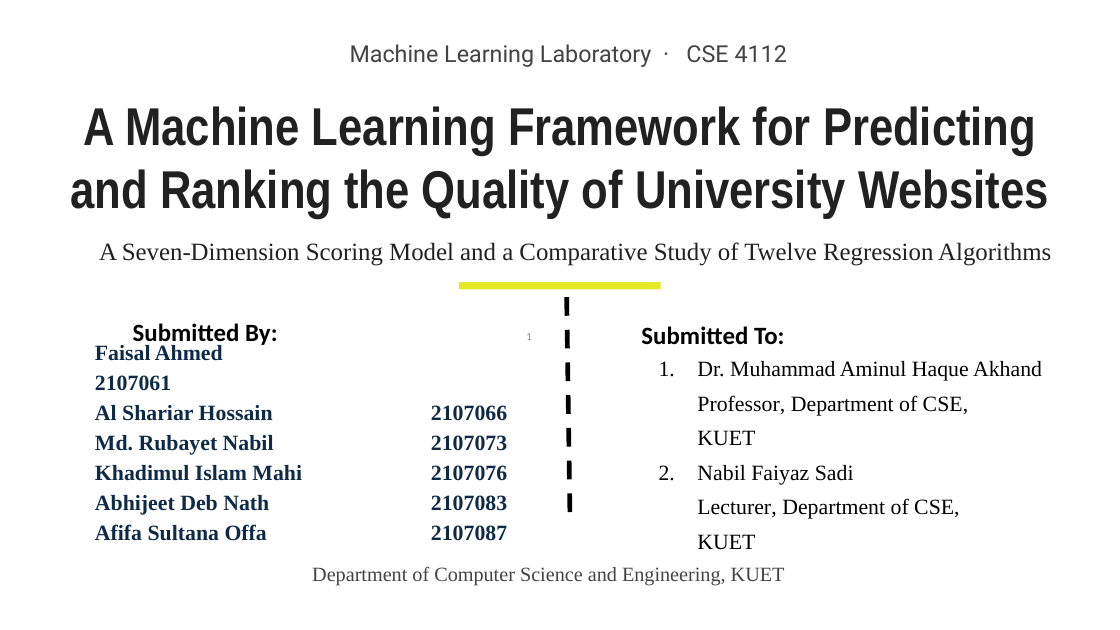
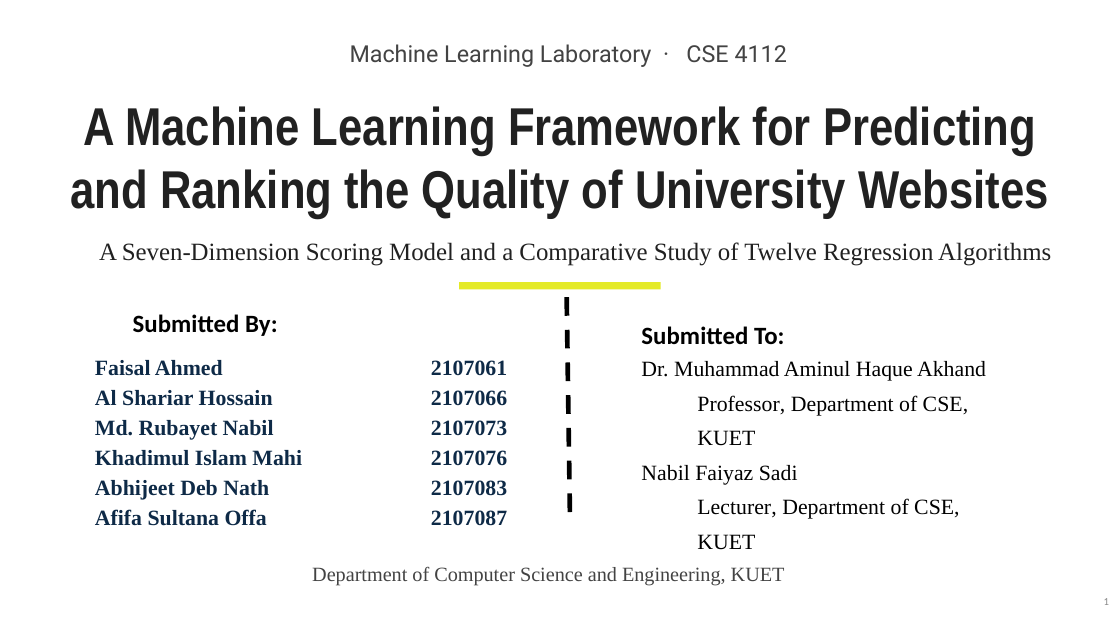
Before and after one commit to k-i-mahi/ml-project, a slide deck: slide 1 of FINAL_PROJECT/University_Website_Quality_Presentation.pptx. Drawn at 1120x630 pixels with LibreOffice and Linux fonts; fonts in the diff are those of the drawing. Boxes give left, top, right and bottom in pixels: in the first picture for what was removed or moved away, otherwise in the second. Text is boxed around its words. In the diff, an @@ line names an element or a change of style, - is before the commit and + after.

```diff
--- a/FINAL_PROJECT/University_Website_Quality_Presentation.pptx
+++ b/FINAL_PROJECT/University_Website_Quality_Presentation.pptx
@@ text "Submitted By:" moved from (x1=133, y1=323, x2=277, y2=347) to (x1=133, y1=314, x2=277, y2=336) @@
@@ text "Faisal Ahmed 2107061" rewrapped from (x1=95, y1=345, x2=507, y2=541) to (x1=95, y1=360, x2=507, y2=526) @@
@@ text at (x1=641, y1=361, x2=986, y2=485): bullet 1. to none @@
@@ page number moved from (x1=526, y1=333, x2=531, y2=340) to (x1=1104, y1=598, x2=1109, y2=605) @@
```
Also in this commit, not shown: 6 other slides changed, 5 other files.
